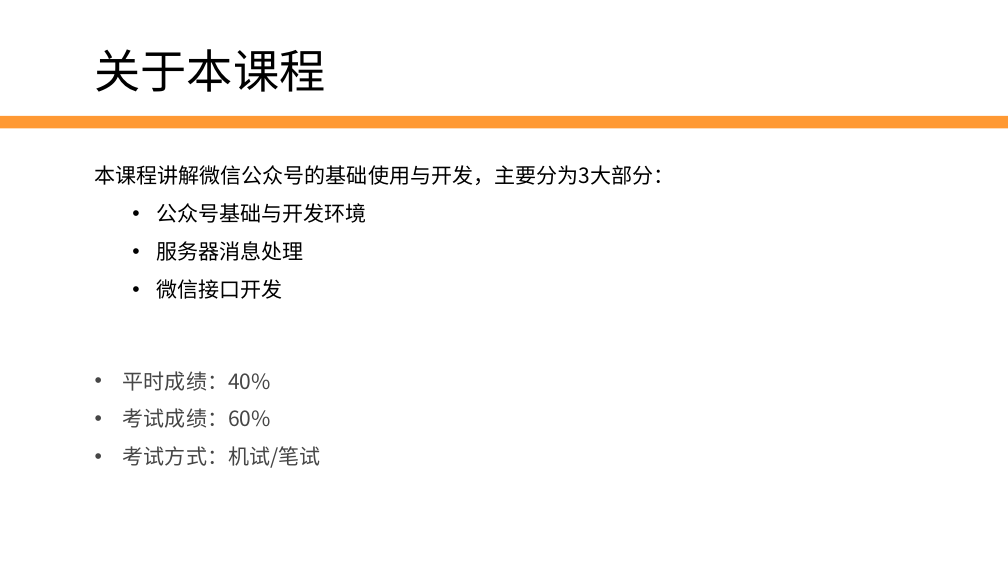
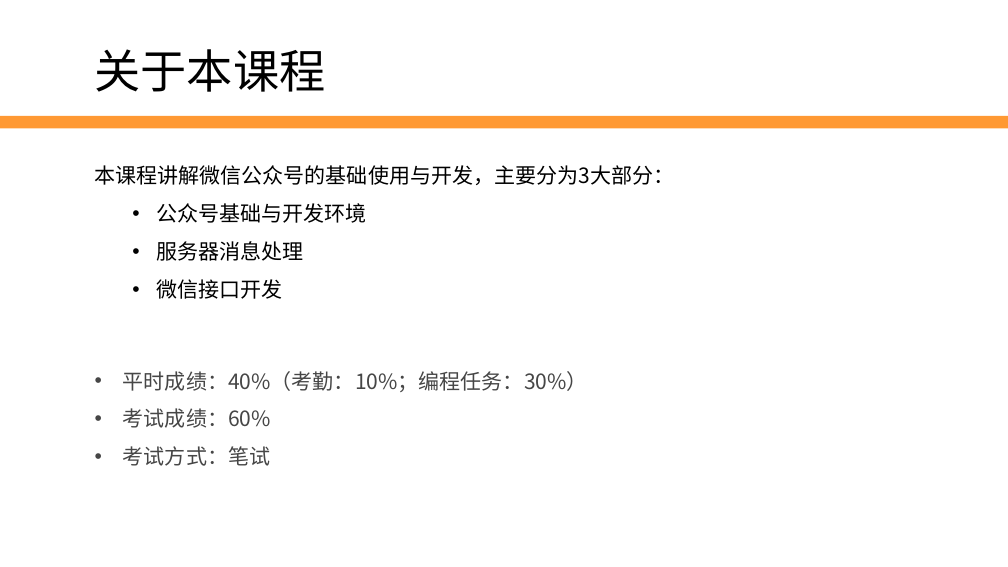
Before and after one commit to edu2act/2017-2018_1st_Wechat_Web_Programming, a slide deck: slide 3 of meterials/slides/ch01-wechat public platform.pptx. Drawn at 1008x567 pixels with LibreOffice and Linux fonts; fonts in the diff are those of the drawing; background and template pictures are left out. Boxes give left, top, right and bottom in pixels: in the first picture for what was removed or moved away, otherwise in the second. Text is boxed around its words. In the diff, an @@ line names an element or a change of style, - is before the commit and + after.

```diff
--- a/meterials/slides/ch01-wechat public platform.pptx
+++ b/meterials/slides/ch01-wechat public platform.pptx
@@ text at (x1=123, y1=371, x2=588, y2=392): text changed @@
-• 平时成绩：40%
+• 平时成绩：40%（考勤：10%；编程任务：30%）
@@ text at (x1=123, y1=446, x2=270, y2=466): text changed @@
-• 考试方式：机试/笔试
+• 考试方式：笔试
```
Also in this commit, not shown: 2 other files.
